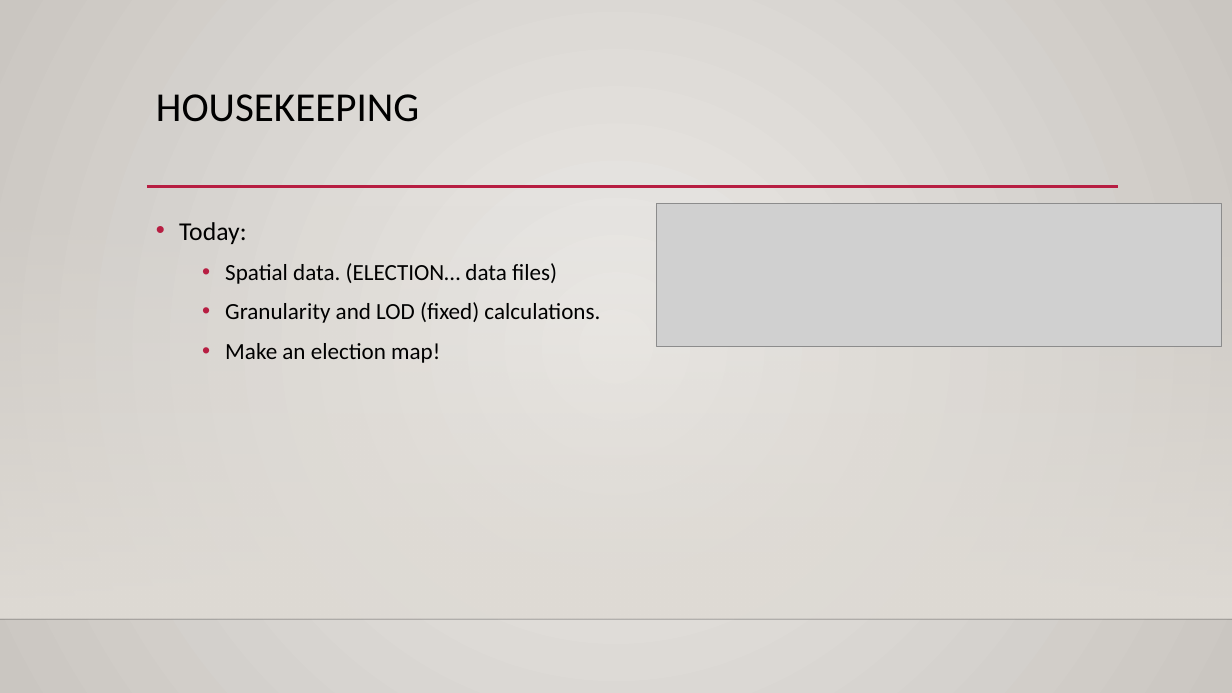
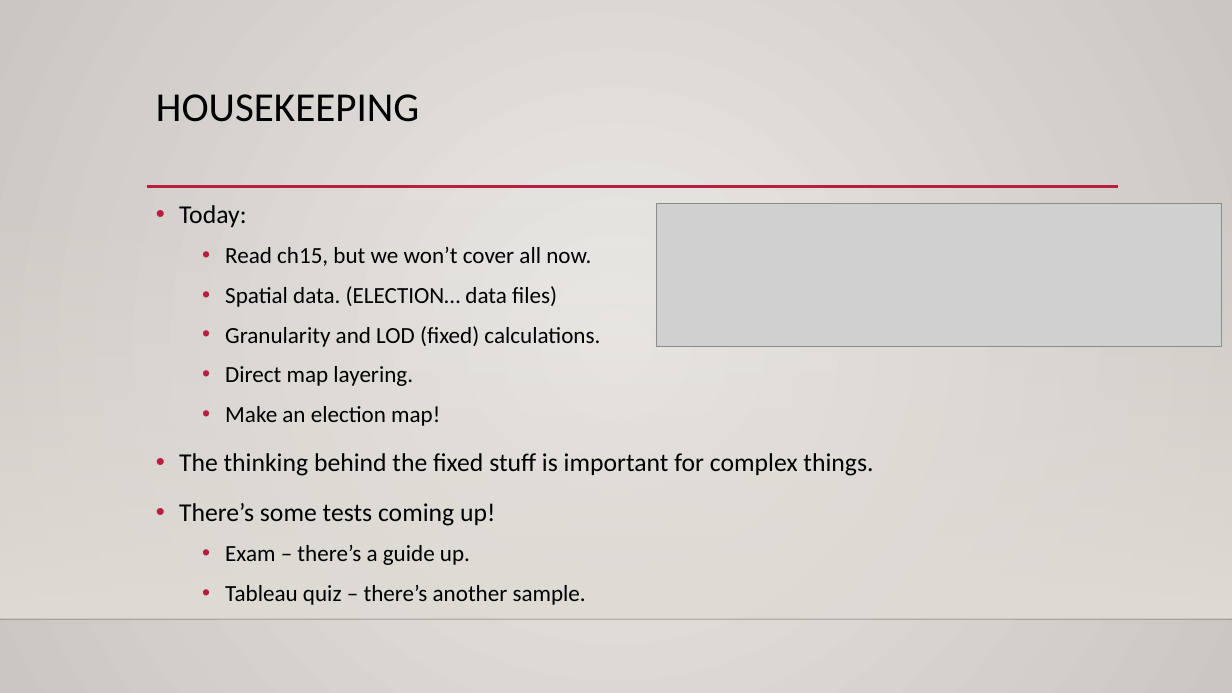
Before and after one commit to AkeemSemper/ml_datasets, a slide deck: slide 1 of slides/spatial_joins.pptx. Drawn at 1232x693 pixels with LibreOffice and Linux fonts; fonts in the diff are those of the drawing; grey boxes stand for pictures; background and template pictures are left out. Boxes give left, top, right and bottom in pixels: in the first picture for what was removed or moved away, otherwise in the second. Text is boxed around its words. In the diff, an @@ line names an element or a change of style, - is before the commit and + after.

```diff
--- a/slides/spatial_joins.pptx
+++ b/slides/spatial_joins.pptx
@@ text "Today:": place and size @@
-text "Today:" at bbox=[179, 222, 600, 363]
+text "Today:" at bbox=[179, 205, 873, 605]
@@ text at bbox=[225, 247, 591, 266]: paragraph added @@
+  • Read ch15, but we won’t cover all now.
@@ text at bbox=[225, 366, 413, 386]: paragraph added @@
+  • Direct map layering.
@@ text at bbox=[179, 453, 873, 605]: paragraphs added @@
+• The thinking behind the fixed stuff is important for complex things.
+• There’s some tests coming up!
+  • Exam – there’s a guide up.
+  • Tableau quiz – there’s another sample.
```
Also in this commit, not shown: 1 other file.
